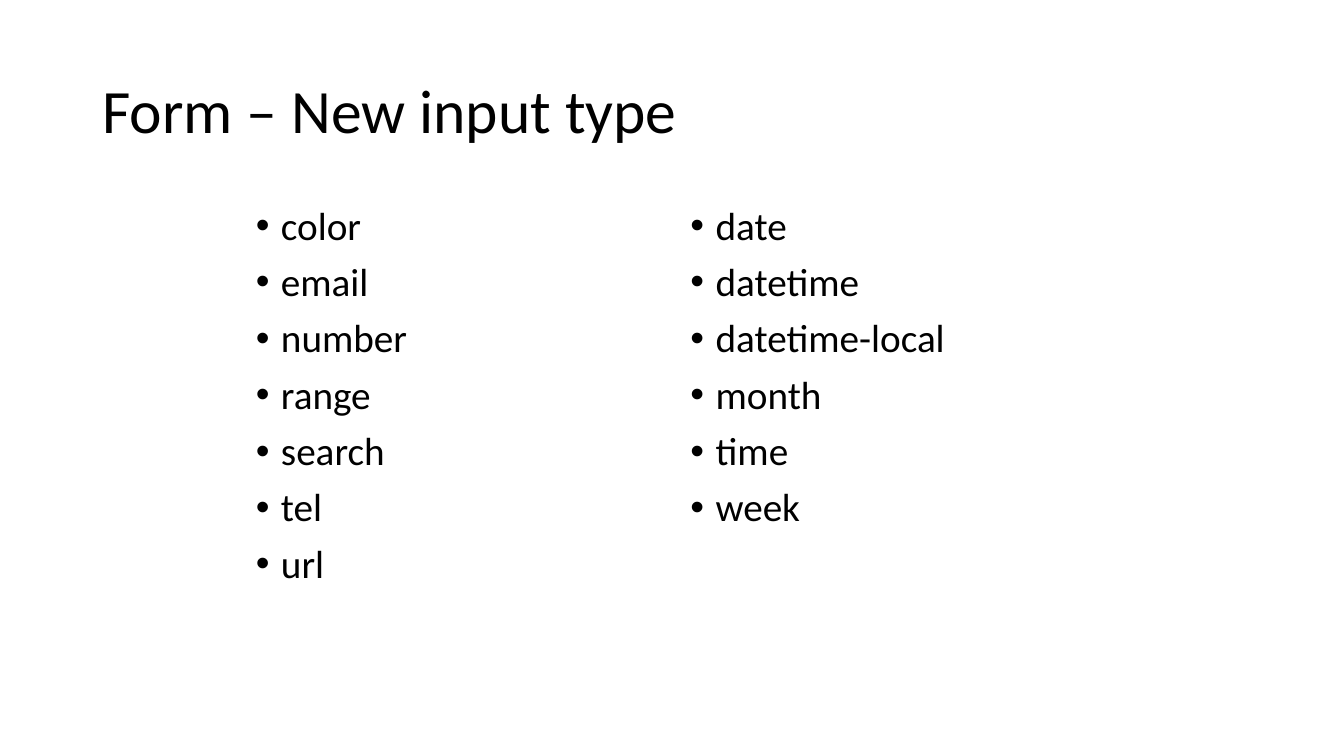
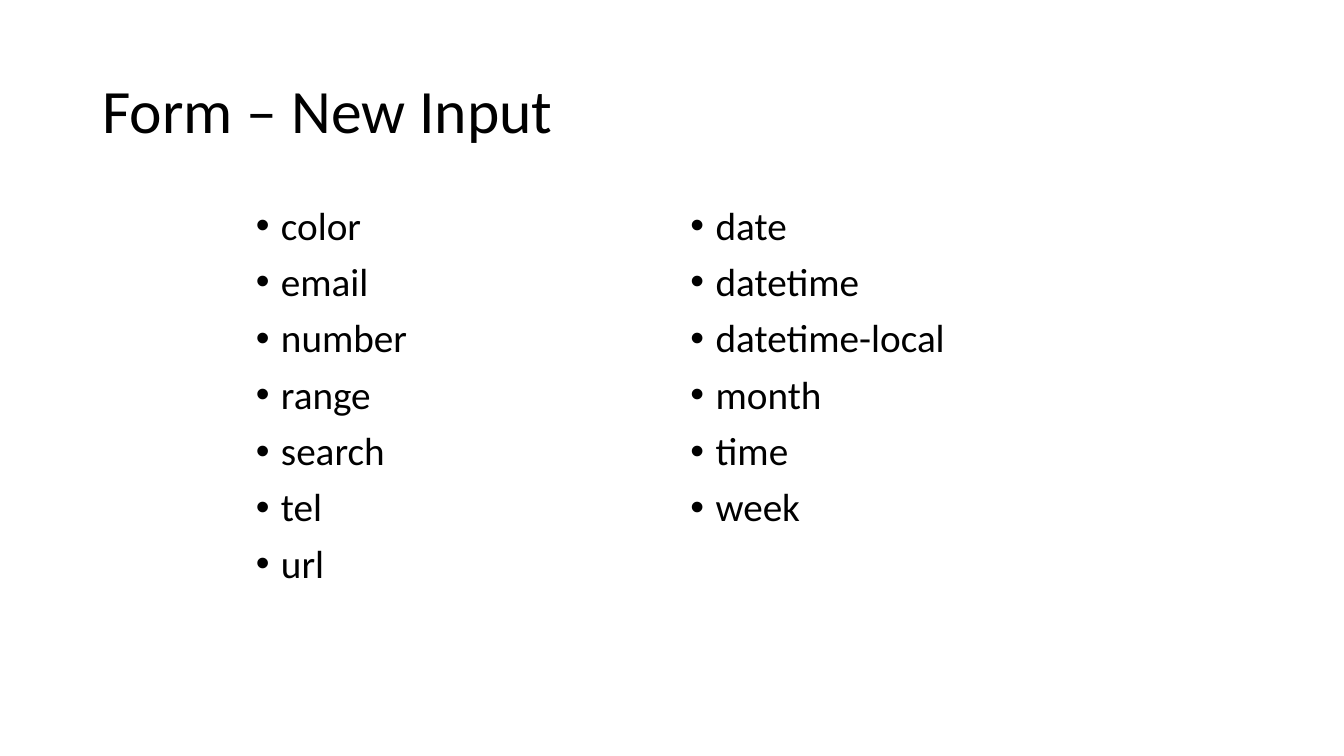
Before and after one commit to maowmaow/html-lab, a slide deck: slide 17 of HTML5.pptx (slide 14 before the commit). Drawn at 1344x756 pixels with LibreOffice and Linux fonts; fonts in the diff are those of the drawing. Boxes give left, top, right and bottom in pixels: in the first picture for what was removed or moved away, otherwise in the second. Text is boxed around its words. In the diff, an @@ line names an element or a change of style, - is before the commit and + after.

```diff
--- a/HTML5.pptx
+++ b/HTML5.pptx
@@ title at [102, 93, 552, 143]: text changed @@
-Form – New input type
+Form – New Input
```
Also in this commit, not shown: 7 other slides changed, 9 slides added, 2 slides removed, 20 other files.
